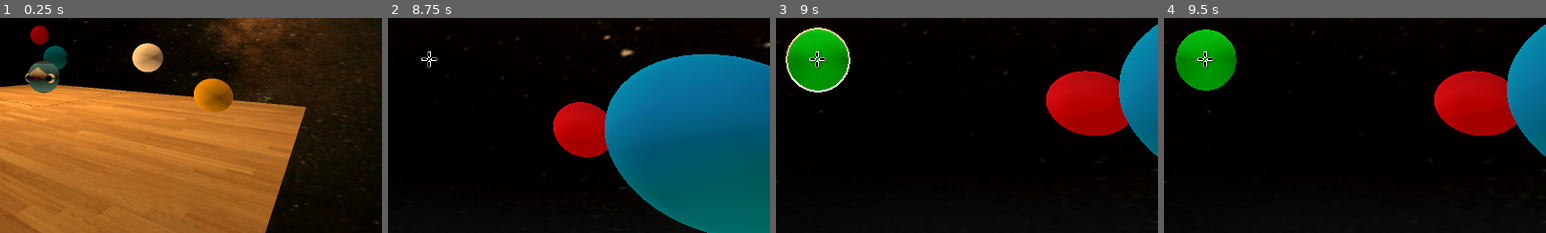
Above: before the commit, frames 1-4 (left to right).
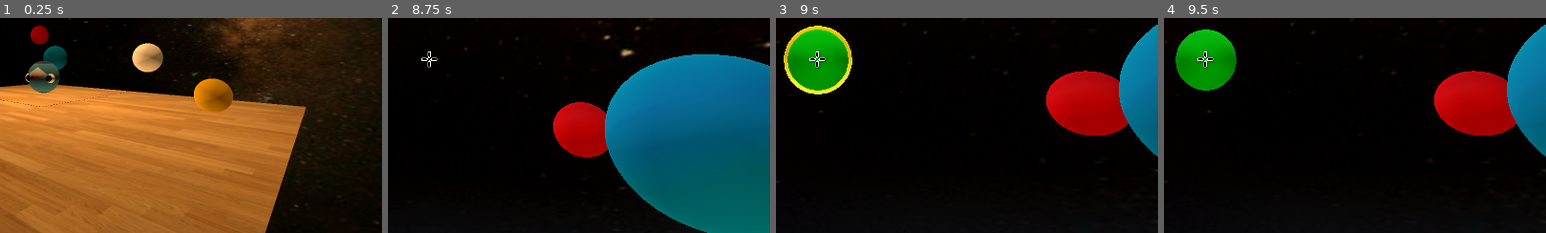
Above: after the commit, the same moments.

Repository: Aishgadol/Molecule1
Game: Godot game, scene res://Scenes/start_menu.tscn
Same seed, same stepped clock (60 frames per second), same inputs: the game is played once before the commit and once after it. The engine's default icon, where the game draws it, is replaced by a stand-in: a white triangle on a blue panel in a dark square. Sound files missing from this copy of the repository are replaced by a short silence.
Inputs (mouse positions are % of the whole screen's width and height, from its top left):
- Up to frame 1 (0.25 s): no input
- Up to frame 2 (8.75 s): click "Start" at 0.5 s; move the mouse to (72, 45) at 1.27 s; click (72, 45) at 1.42 s; move the mouse to (30, 55) at 2.02 s; click (30, 55) at 2.17 s; move the mouse to (52, 48) at 2.77 s; click (52, 48) at 2.92 s; tap Enter at 3.5, 5.75, 7.25 s; move the mouse to (49, 52) at 3.52 s; click (49, 52) at 3.67 s; tap Space at 4.25, 6.5, 8 s; move the mouse to (57, 51) at 4.27 s; click (57, 51) at 4.42 s; tap Escape (pause) at 4.9 s; click "Resume" at 5 s; move the mouse to (42, 49) at 5.77 s; click (42, 49) at 5.92 s; move the mouse to (51, 50) at 6.52 s; click (51, 50) at 6.67 s; move the mouse to (46, 48) at 7.27 s; click (46, 48) at 7.42 s; move the mouse to (55, 50) at 8.02 s; click (55, 50) at 8.17 s
- Up to frame 3 (9 s): move the mouse to (45, 50) at 8.77 s; click (45, 50) at 8.92 s
- Up to frame 4 (9.5 s): no input
The pictures show only the part of the screen within x 44-94%, y 40-90%; the shares and areas given below are measured in that part.

Frames 1-2 are identical in both runs. In frame 3, 1.0% of the frame differs, in the area x 2-20%, y 3-36%; in frame 4, nothing differs.

Commit message:
fixed something

Diff:
--- a/Scenes/world.tscn
+++ b/Scenes/world.tscn
@@ -52,8 +52,8 @@
 
 [sub_resource type="SphereMesh" id="SphereMesh_pu2xm"]
 material = SubResource("StandardMaterial3D_ol7sq")
-radius = 4.25
-height = 8.5
+radius = 4.5
+height = 9.0
 radial_segments = 32
 rings = 64
 
--- a/Scripts/Camera.gd
+++ b/Scripts/Camera.gd
@@ -51,6 +51,16 @@
 			#grab_distance=(grabbed_object.global_transform.origin-global_transform.origin).length()
 			var target_pos=global_transform.origin+global_transform.basis.z*-1*grab_distance
 			grabbed_object.global_transform.origin=target_pos
+			#apply graduale color change using lerp and delta
+			time_passed += delta * 10.0 # Use delta directly to affect the speed
+			#based on frame rate, multiply delta to make sin wave change in faster pace
+			#chatgpt is stupid as a rock and this took me 2 hours
+			var lerp_value = 0.5* (sin(time_passed) + 1.0)  # Result ranges from 0 to 1
+			aura=grabbed_object.get_node("aura")
+			if aura:
+				aura.mesh.material.albedo_color = white_color.lerp(yellow_color,lerp_value)
+
+
 	#body is no longer held (LMB unheld)
 	else:
 		if grabbed_object:
